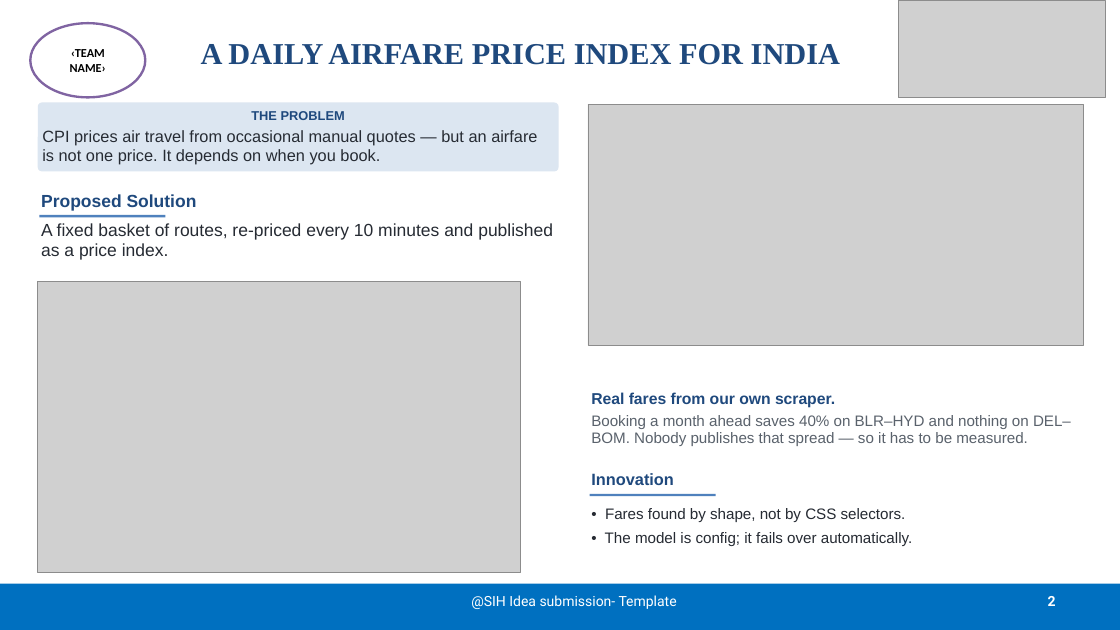
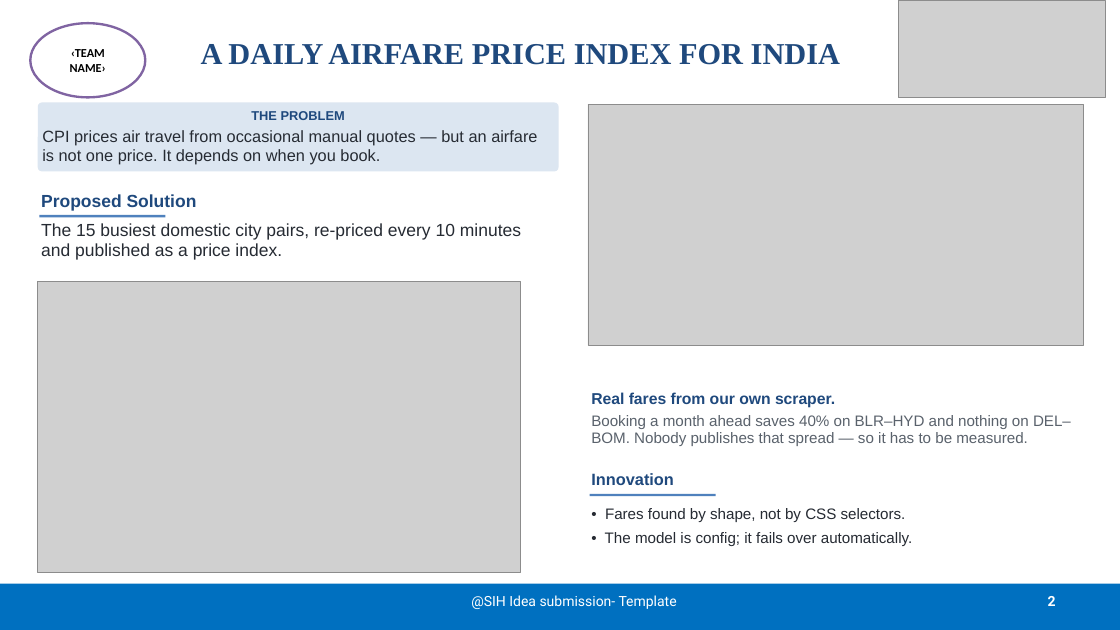
Before and after one commit to BradCage-afk/sih-2026-airfare-index, a slide deck: slide 2 of SIH26056-Idea-Presentation.pptx. Drawn at 1120x630 pixels with LibreOffice and Linux fonts; fonts in the diff are those of the drawing; grey boxes stand for pictures. Boxes give left, top, right and bottom in pixels: in the first picture for what was removed or moved away, otherwise in the second. Text is boxed around its words. In the diff, an @@ line names an element or a change of style, - is before the commit and + after.

```diff
--- a/SIH26056-Idea-Presentation.pptx
+++ b/SIH26056-Idea-Presentation.pptx
@@ text at (41, 223, 521, 260): text changed @@
-A fixed basket of routes, re-priced every 10 minutes and published as a price index.
+The 15 busiest domestic city pairs, re-priced every 10 minutes and published as a price index.
```
Also in this commit, not shown: 1 other slide changed, 4 other files.
